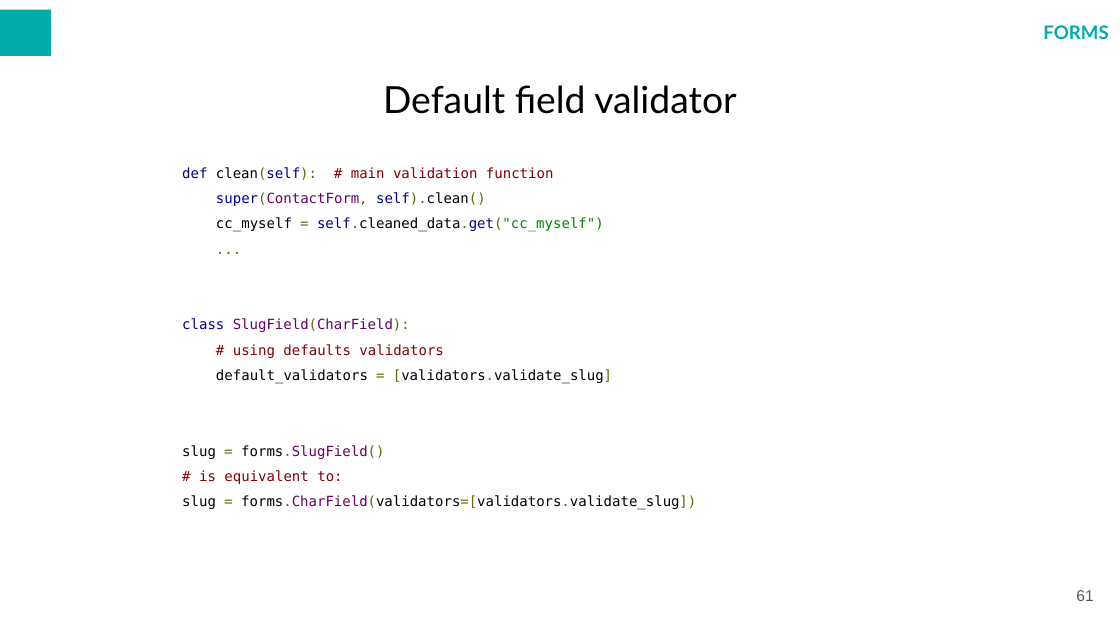
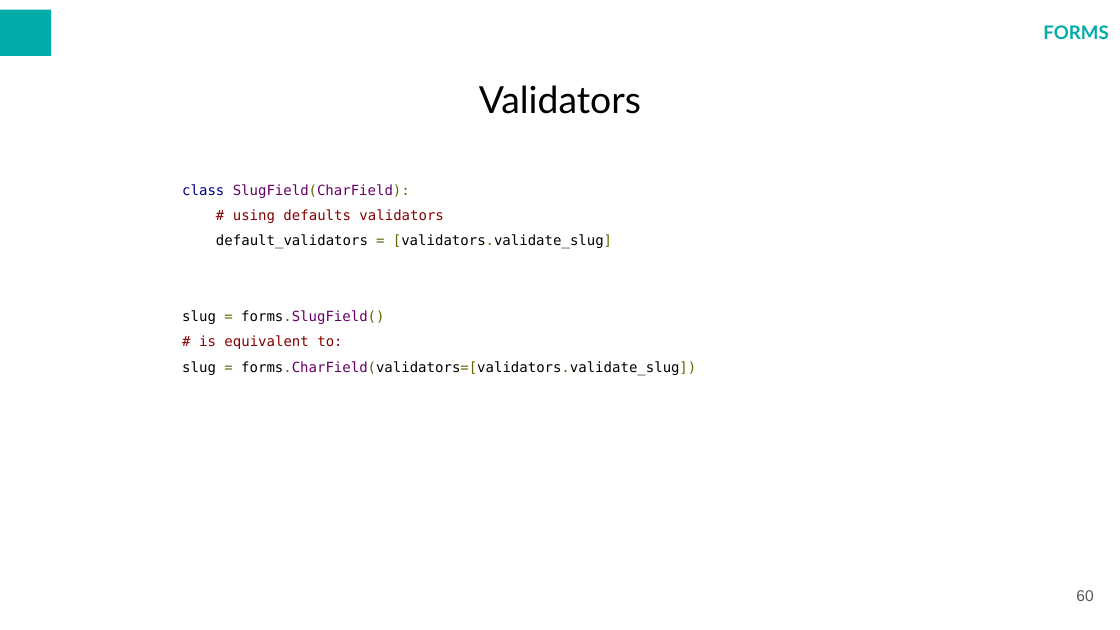
Before and after one commit to warcholprzemo/php-advanced, a slide deck: slide 60 of docs/PHP ADVANCED.odp (slide 61 before the commit). Drawn at 1120x630 pixels with LibreOffice and Linux fonts; fonts in the diff are those of the drawing; background and template pictures are left out. Boxes give left, top, right and bottom in pixels: in the first picture for what was removed or moved away, otherwise in the second. Text is boxed around its words. In the diff, an @@ line names an element or a change of style, - is before the commit and + after.

```diff
--- a/docs/PHP ADVANCED.odp
+++ b/docs/PHP ADVANCED.odp
@@ text at [479, 85, 641, 114]: text changed @@
-Default field validator
+Validators
@@ text at [182, 167, 604, 232]: paragraphs removed @@
-def clean(self): # main validation function
-super(ContactForm, self).clean()
-cc_myself = self.cleaned_data.get("cc_myself")
-...
@@ page number at [1076, 590, 1093, 601]: text changed @@
-61
+60
```
Also in this commit, not shown: 23 other slides changed, 1 slide added, 10 other files.
